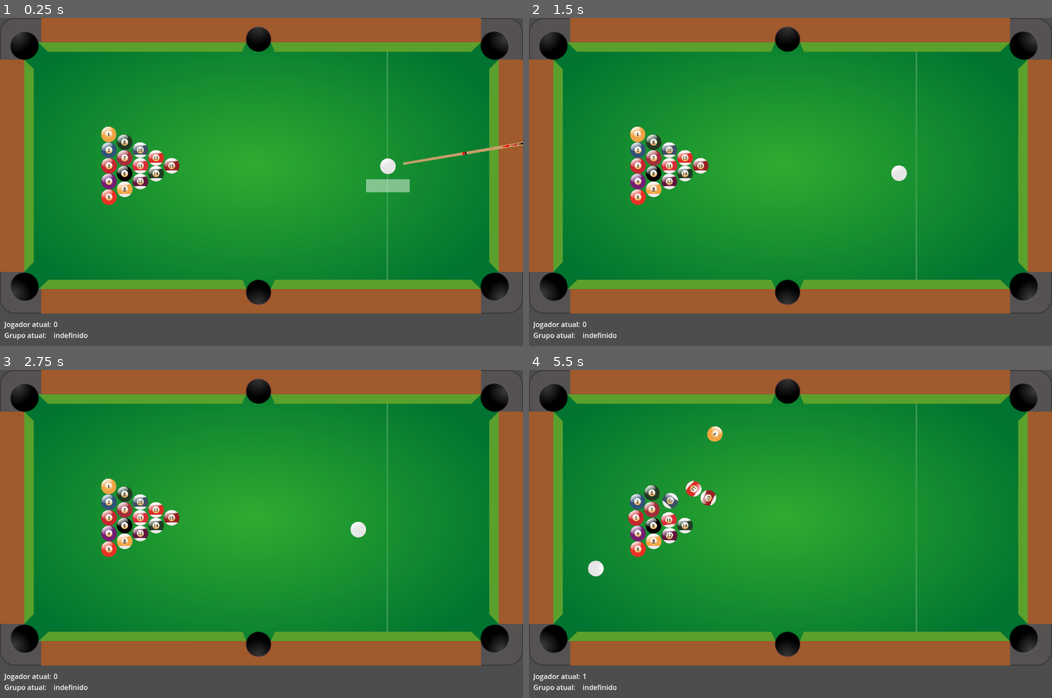
Above: before the commit, frames 1-4 (two rows, left to right).
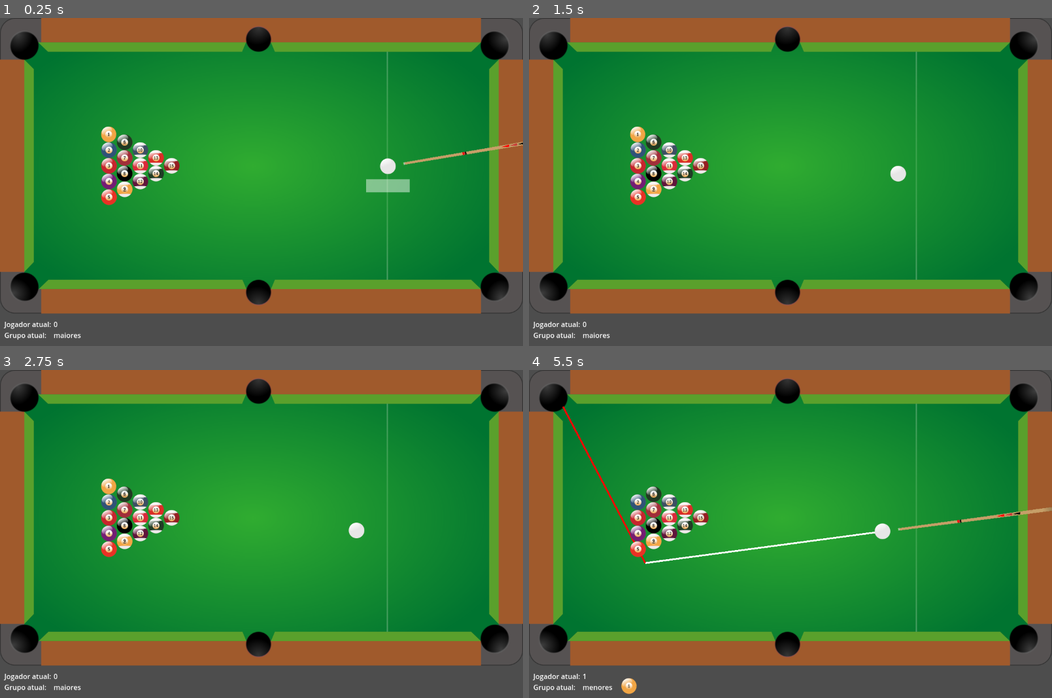
Above: after the commit, the same moments.

Repository: MathiasRLuz/Sinuca--8-Ball-Pool-
Game: Godot game, scene res://scenes/main.tscn
Two runs of this game, one before a commit and one after it. Both use one fixed random seed, a clock stepped at 60 frames per second and the inputs below.
Inputs (mouse positions are in pixels of both pictures, inside the frame that each line leads up to):
- Up to frame 1 (0.25 s): no input
- Up to frame 2 (1.5 s): tap Enter at 0.5 s; move the mouse to (905, 172) at 0.52 s; click (905, 172) at 0.67 s; move the mouse to (685, 204) at 1.27 s; click (685, 204) at 1.42 s
- Up to frame 3 (2.75 s): tap Space at 2 s; move the mouse to (313, 465) at 2.02 s; click (313, 465) at 2.17 s
- Up to frame 4 (5.5 s): move the mouse to (764, 606) at 2.77 s; click (764, 606) at 2.92 s; tap Enter at 3.5 s; move the mouse to (947, 589) at 3.52 s; click (947, 589) at 3.67 s; tap Space at 4.25 s; move the mouse to (633, 488) at 4.27 s; click (633, 488) at 4.42 s; move the mouse to (816, 540) at 5.02 s; click (816, 540) at 5.17 s

The runs differ from the first frame. In frame 1, less than 0.1% of the frame differs, in the area x 10-17%, y 95-98%; in frame 2, less than 0.1%; in frame 3, 0.1%; in frame 4, 2.5%, in the area x 6-100%, y 10-99%.

Commit message:
update bot
tabelas

Diff:
--- a/scenes/bola.tscn
+++ b/scenes/bola.tscn
@@ -12,7 +12,8 @@
 radius = 18.0
 
 [node name="Bola" type="RigidBody2D" groups=["bolas"]]
-mass = 0.17
+collision_priority = 10.0
+mass = 0.16
 physics_material_override = SubResource("PhysicsMaterial_mlpql")
 gravity_scale = 0.0
 can_sleep = false
--- a/scenes/main.gd
+++ b/scenes/main.gd
@@ -6,8 +6,7 @@
 @onready var raycast: RayCast2D = $RayCast2D
 @onready var raycast2: RayCast2D = $RayCast2D2
 
-var apply_max_force: bool = false
-var force_first_player: bool = false
+
 var ball_images := []
 var cue_ball
 const START_POS := Vector2(890,340)
@@ -19,8 +18,12 @@
 var all_potted := []
 var ball_radius = 18.0
 var mesa_aberta : bool = true
+
 var jogador_atual : int = 0 # 0 jogador, 1 bot
-var grupo_jogador : int = 0 # 0 indefinido, 1 menores, 2 maiores
+var apply_max_force: bool = false
+var force_first_player: bool = true
+var grupo_jogador : int = 2 # 0 indefinido, 1 menores, 2 maiores
+
 var grupo_maior := [9,10,11,12,13,14,15]
 var grupo_menor := [1,2,3,4,5,6,7]
 var foi_falta : bool = false
@@ -143,7 +146,9 @@
 	cue_ball.position = START_POS
 	cue_ball.get_node("Sprite2D").texture = ball_images.back() # última imagem do array
 	taking_shot = false
-	cue_ball.get_node("Area2D").connect("body_entered", Callable(self, "_on_CueBall_area_entered"))
+	cue_ball.set_contact_monitor(true)
+	cue_ball.max_contacts_reported = 256
+	cue_ball.connect("body_entered", Callable(self, "_on_CueBall_area_entered"))
 	cue_ball.continuous_cd = true  # Ativa o CCD
 	shapecast.reparent(cue_ball)
 
@@ -173,7 +178,7 @@
 
 			var angle_radians = pocket_direction.angle_to(white_to_ball)
 			var angle_degrees = rad_to_deg(angle_radians)
-			if check_clear_shot(b.name.to_int(),contact_point):
+			if check_clear_shot(b.name,contact_point):
 				var score = 0
 
 				# Critério 1: Ângulo (quanto menor, melhor)
@@ -208,24 +213,171 @@
 					direct_shot = true
 
 	if best_ball == null:
+		var best_contact_point = Vector2.ZERO
+		var possible_points := []
+
 		# nenhum tiro direto
 		# calcular 4 posições projetadas da bola branca nas tabelas (vetores em 0, 90, 180 e 270 graus, com comprimento x2)
 		var cue_ball_projections = calculate_cue_ball_projections()
+		var cue_ball_position = cue_ball.position
 		for b in permitted_balls:
-			# para cada bola permitida, cria vetor da bola até as 4 posições da bola branca projetada
+			print("Bola: ", b.name)
+			# para cada bola permitida, cria vetor do ponto de mira da bola em cada buraco até as 4 posições da bola branca projetada
 			for projected_cue_ball in cue_ball_projections:
-				raycast.reparent(b)
-				raycast.position = Vector2.ZERO
-				raycast.target_position = projected_cue_ball
-				if raycast.is_colliding():
-					# Obtenha o ponto de tabela
-					var collision_point = raycast.get_collision_point()
-					# linha vermelha
-					$Line2D2.clear_points()
-					$Line2D2.add_point(collision_point)
-					$Line2D2.add_point(b.position)
-					$Line2D2.visible = true
-	return ([best_ball, best_hole_position,best_collision_point,best_score,direct_shot])
+				for hole in buracos:
+					print("Buraco: ", hole.name)
+					var hole_position = hole.to_global(hole.get_child(0).position)
+					var pocket_direction = (hole_position - b.position).normalized()
+					var contact_point = b.position - pocket_direction * 2* ball_radius
+					var direction = projected_cue_ball - contact_point
+					raycast.target_position = direction * 10000  # Lança o raycast numa grande distância
+					raycast.global_position = contact_point # Posição do RayCast2D na bola
+					raycast.force_raycast_update()
+					if raycast.is_colliding():
+						# Obtenha o ponto de tabela
+						var collision_point = raycast.get_collision_point()
+
+						# corrigir best_collision_point
+						# descobrir em qual parede está tabelando
+						if collision_point.x>1120: # direita
+							collision_point -= Vector2(ball_radius,0)
+							print("Tabelando na direita ", collision_point)
+						elif collision_point.x<80: # esquerda
+							collision_point += Vector2(ball_radius,0)
+							print("Tabelando na esquerda ", collision_point)
+						elif collision_point.y>595: # baixo
+							collision_point -= Vector2(0,ball_radius)
+							print("Tabelando em baixo ", collision_point)
+						elif collision_point.y<80: # cima
+							collision_point += Vector2(0,ball_radius)
+							print("Tabelando em cima ", collision_point)
+
+						if check_clear_shot("paredes",collision_point):
+							print("Caminho livre até o ponto de tabela")
+							# se a bola branca tem caminho direto até o ponto de tabela
+							cue_ball.position = collision_point
+
+							if check_clear_shot(b.name,contact_point):
+
+								# linha vermelha
+								$Line2D2.clear_points()
+								$Line2D2.add_point(contact_point)
+								$Line2D2.add_point(hole_position)
+								$Line2D2.visible = true
+								# linha roxa
+								$Line2D3.clear_points()
+								$Line2D3.add_point(collision_point)
+								$Line2D3.add_point(contact_point)
+								$Line2D3.visible = true
+								await get_tree().create_timer(1).timeout
+
+								var tabela_to_ball = (contact_point - collision_point).normalized()
+
+								var angle_radians = pocket_direction.angle_to(tabela_to_ball)
+								var angle_degrees = rad_to_deg(angle_radians)
+								print("Angle: ", angle_degrees)
+								var score = 0
+
+								# Critério 1: Ângulo (quanto menor, melhor)
+								score += (180 - abs(angle_degrees)) * 2  # Multiplicador de 2 para dar mais peso
+
+								# Critério 2: Distância da bola branca até a bola alvo (quanto menor, melhor)
+								var distance_to_ball = cue_ball.position.distance_to(collision_point) + collision_point.distance_to(b.position)
+								score += (1 / distance_to_ball) * 100  # Inverso da distância multiplicado para dar peso
+
+								# Critério 3: Distância da bola alvo até a caçapa (quanto menor, melhor)
+								var distance_to_hole = b.position.distance_to(hole_position)
+								score += (1 / distance_to_hole) * 100 * 2
+
+								# Critério 4: Interferências (penalizar se houver outras bolas no caminho)
+								var clear_path = check_clear_path(b, hole)
+								if not clear_path[0]:
+									var penalidade = 250 * clear_path[1]
+									print("Penalidade colisões: ", penalidade)
+									score -= penalidade  # Penalidade se houver interferência
+								print(b.name," - ",hole.name," - ",score)
+								# Avaliar se esta jogada é melhor que as anteriores
+								if score > best_score:
+									best_score = score
+									best_ball = b
+									best_collision_point = collision_point
+									best_hole_position = hole_position
+									best_contact_point = contact_point
+		if best_ball != null and not direct_shot:
+			print("Tabelando no ponto de contato")
+			# linha vermelha
+			$Line2D2.clear_points()
+			$Line2D2.add_point(best_contact_point)
+			$Line2D2.add_point(best_hole_position)
+			$Line2D2.visible = true
+			# linha roxa
+			$Line2D3.clear_points()
+			$Line2D3.add_point(best_collision_point)
+			$Line2D3.add_point(best_contact_point)
+			$Line2D3.visible = true
+		else:
+				# mirar apenas para acertar uma bola do grupo
+				for b in permitted_balls:
+						var white_to_ball = (b.position - cue_ball.position).normalized()
+						if check_clear_shot(b.name,b.position,false):
+							possible_points.append(b.position)
+				if possible_points.size() > 0:
+					print("Mirando para acertar uma bola permitida")
+					best_collision_point = possible_points.pick_random()
+				else:
+					# mirar na tabela apenas para acertar uma bola do grupo
+					for b in permitted_balls:
+						print("Bola: ", b.name)
+						# para cada bola permitida, cria vetor do ponto de mira da bola em cada buraco até as 4 posições da bola branca projetada
+						for projected_cue_ball in cue_ball_projections:
+							var direction = projected_cue_ball - b.position
+							raycast.target_position = direction * 10000  # Lança o raycast numa grande distância
+							raycast.global_position = b.position # Posição do RayCast2D na bola
+							raycast.force_raycast_update()
+							if raycast.is_colliding():
+								# Obtenha o ponto de tabela
+								var collision_point = raycast.get_collision_point()
+
+								# corrigir best_collision_point
+								# descobrir em qual parede está tabelando
+								if collision_point.x>1120: # direita
+									collision_point -= Vector2(ball_radius,0)
+									print("Tabelando na direita ", collision_point)
+								elif collision_point.x<80: # esquerda
+									collision_point += Vector2(ball_radius,0)
+									print("Tabelando na esquerda ", collision_point)
+								elif collision_point.y>595: # baixo
+									collision_point -= Vector2(0,ball_radius)
+									print("Tabelando em baixo ", collision_point)
+								elif collision_point.y<80: # cima
+									collision_point += Vector2(0,ball_radius)
+									print("Tabelando em cima ", collision_point)
+
+								if check_clear_shot("paredes",collision_point):
+									print("Caminho livre até o ponto de tabela")
+									# se a bola branca tem caminho direto até o ponto de tabela
+									cue_ball.position = collision_point
+									possible_points.append(collision_point)
+					print("Bot não sabe onde mirar")
+					if possible_points.size() > 0:
+						best_collision_point = possible_points.pick_random()
+					else:
+						print("mirou em qualquer parede")
+						var parede = randi() % 4
+						var rng = RandomNumberGenerator.new()
+						match parede:
+							0: #cima
+								best_collision_point = Vector2(rng.randf_range(80, 1120),80)
+							1: #baixo
+								best_collision_point = Vector2(rng.randf_range(80, 1120),595)
+							2: #direita
+								best_collision_point = Vector2(1120,rng.randf_range(80, 595))
+							3: #esquerda
+								best_collision_point = Vector2(80,rng.randf_range(80, 595))
+		cue_ball.position = cue_ball_position
+
+
+	return [best_ball, best_hole_position,best_collision_point,best_score,direct_shot]
 
 func calculate_cue_ball_projections():
 	var ball_positions = []
@@ -307,7 +459,7 @@
 		shapecast2.reparent($".")
 		return [false,0]
 
-func check_clear_shot(ball_number, contact_point: Vector2):
+func check_clear_shot(ball_name, contact_point: Vector2, check_distance: bool = true):
 	var tolerancia = 0.05 # porcentagem de distancia (entre o ponto de colisão real e o contact_point calculado) excedente ao raio da bola
 	# Defina a posição de origem do shapecast2D
 	shapecast.position = Vector2.ZERO
@@ -324,9 +476,12 @@
 		var colision_point = shapecast.get_collision_point(0)
 		var distancia = colision_point.distance_to(contact_point) # distancia entre o ponto de colisão real e o contact_point calculado
 		shapecast.enabled = false
-		if collider.name == str(ball_number) and distancia<=ball_radius*(1+tolerancia):
+		if (not check_distance and collider.name == ball_name) or (check_distance and distancia<=ball_radius*(1+tolerancia) and collider.name == ball_name):
+			print("Has clear shot on ", ball_name, ", colliding in ", colision_point)
 			return true
-		else: return false
+		else:
+			print(ball_name, " primeira colisão: ", collider.name, " Distancia: ", distancia)
+			return false
 	else:
 		shapecast.enabled = false
 		return false
@@ -381,7 +536,8 @@
 
 func vez_bot():
 	print("INICIO VEZ BOT")
-	var better_ball = get_better_ball() # ([best_ball, best_hole_position,best_collision_point,best_score,direct_shot])
+	var better_ball = await get_better_ball() # ([best_ball, best_hole_position,best_collision_point,best_score,direct_shot])
+
 	print("Betterball: ",better_ball)
 	if better_ball[2] != null:
 		$Taco.position = cue_ball.position
@@ -392,7 +548,12 @@
 		$Line2D.add_point(cue_ball.position)
 		$Line2D.add_point(better_ball[2])
 		$Line2D.visible = true
-		await get_tree().create_timer(1).timeout
+		await get_tree().create_timer(5).timeout
+
+		# Camera lenta na tabela
+		#if better_ball[4]: Engine.set_time_scale(1)
+		#else: Engine.set_time_scale(0.1)
+
 		var power = MAX_POWER * dir.normalized() * $Taco.power_multiplier
 		# se tiro direto calcula a força, senão usa força maxima nas tabelas
 		if better_ball[4]: power *= calculate_shot_power(better_ball[0],better_ball[1],better_ball[2])/200
@@ -400,6 +561,7 @@
 		cue_ball.apply_central_impulse(power)
 		$Line2D.visible = false
 		$Line2D2.visible = false
+		$Line2D3.visible = false
 	else:
 		print("Não sei oq fazer")
 	print("FIM VEZ BOT")
@@ -496,6 +658,8 @@
 	if apply_max_force:
 		power = power.normalized() * MAX_POWER * $Taco.power_multiplier
 		print("Power: ",power.length())
+	# definir força manualmente
+	#power = 80 *power.normalized()
 	cue_ball.apply_central_impulse(power)
 
 func define_grupos(bola):
--- a/scenes/main.tscn
+++ b/scenes/main.tscn
@@ -84,16 +84,16 @@
 collision_mask = 2
 
 [node name="ShapeCast2D" type="ShapeCast2D" parent="."]
-position = Vector2(890, 340)
+position = Vector2(426, 362)
 enabled = false
 shape = SubResource("CircleShape2D_lmf8b")
-target_position = Vector2(-506, -16)
+target_position = Vector2(694, 44)
 
 [node name="ShapeCast2D2" type="ShapeCast2D" parent="."]
-position = Vector2(554.5, 1054)
+position = Vector2(91, 414)
 enabled = false
 shape = SubResource("CircleShape2D_lmf8b")
-target_position = Vector2(0, -453)
+target_position = Vector2(-937, 59)
 collide_with_areas = true
 
 [node name="Line2D" type="Line2D" parent="."]
@@ -105,4 +105,9 @@
 width = 4.0
 default_color = Color(1, 0, 0, 1)
 
+[node name="Line2D3" type="Line2D" parent="."]
+visible = false
+width = 4.0
+default_color = Color(0.521291, 0.431825, 0.962876, 1)
+
 [connection signal="shoot" from="Taco" to="." method="_on_taco_shoot"]
